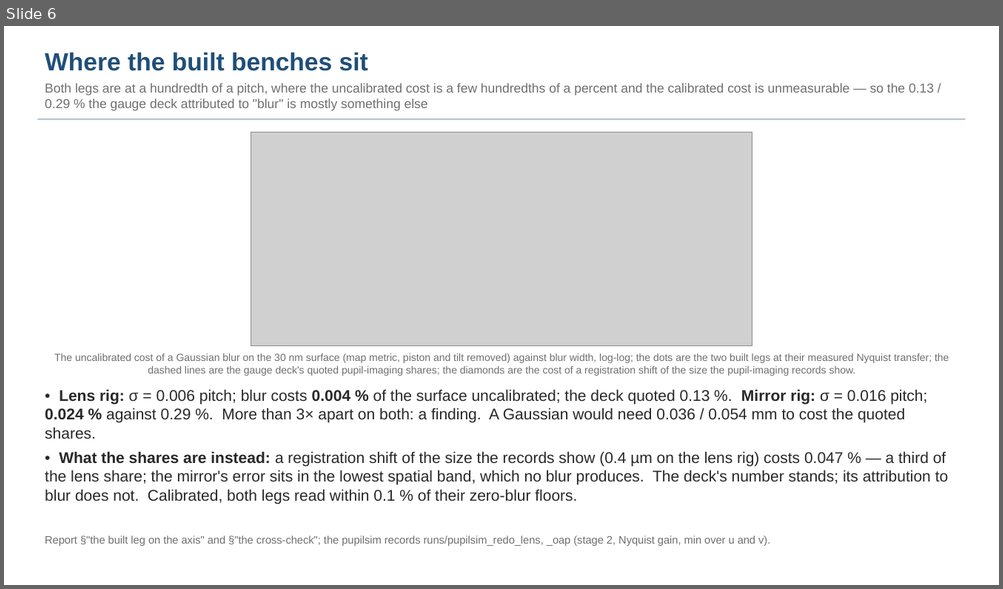
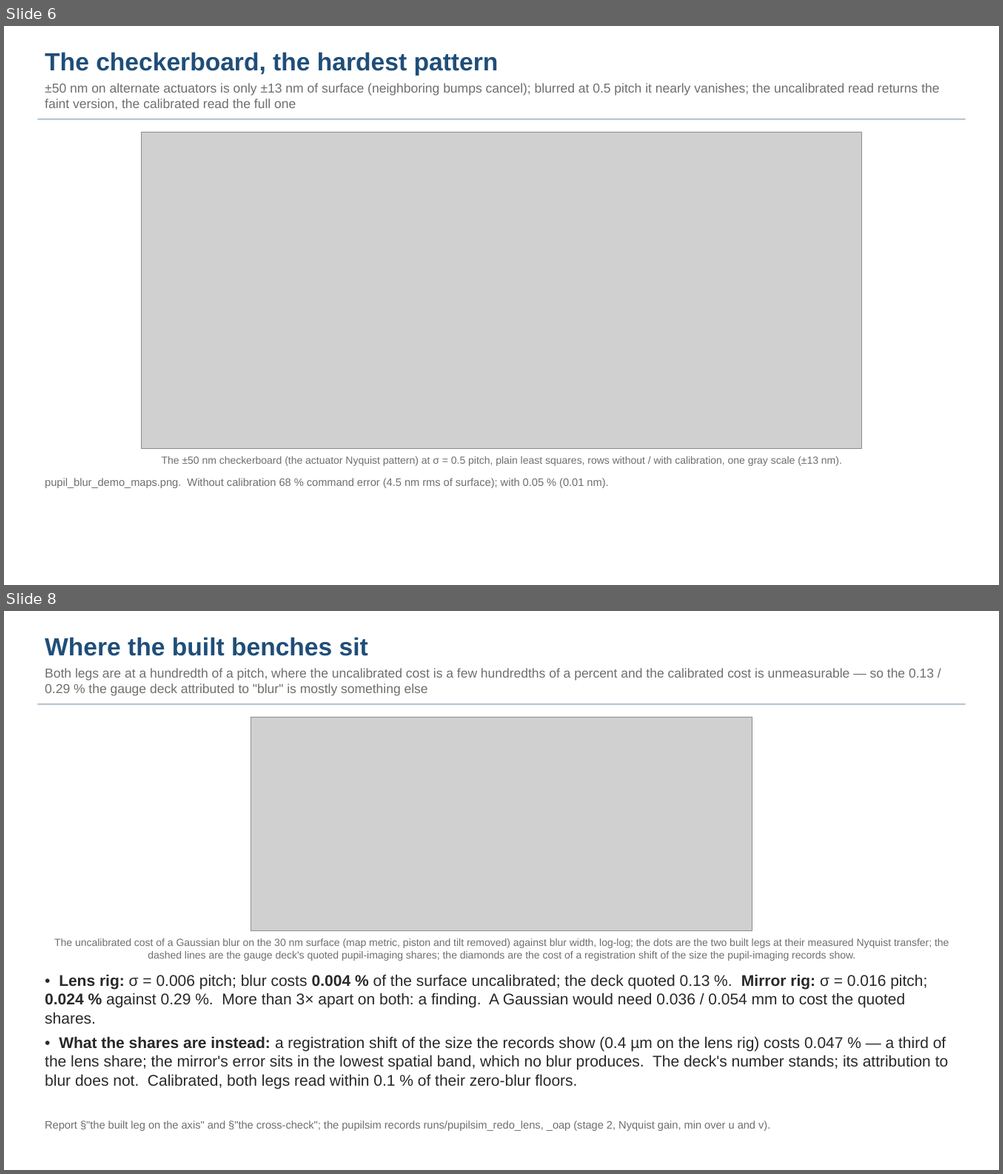
Before and after one commit to nasa-jpl/macos, a slide deck: demo_session/deck_blur.pptx. Shown one above the other, each under a label of ours: slide 6 before the commit, slides 6 and 8 after it; the slides between them are not shown. The pictures are 1003x589 and 1003x1174 pixels, drawn with LibreOffice and Linux fonts; fonts in the diff are those of the drawing; grey boxes stand for pictures. Boxes give left, top, right and bottom in pixels: in the first picture for what was removed or moved away, otherwise in the second. Text is boxed around its words. In the diff, an @@ line names an element or a change of style, - is before the commit and + after.

```diff
--- a/demo_session/deck_blur.pptx
+++ b/demo_session/deck_blur.pptx
@@ slide 6 added at <box>4,26,999,585</box>, background #FFFFFF @@
@@ text added at <box>45,52,939,110</box>, 12.5 pt, text #6E6E6E @@
+The checkerboard, the hardest pattern
+±50 nm on alternate actuators is only ±13 nm of surface (neighboring bumps cancel); blurred at 0.5 pitch it nearly vanishes; the uncalibrated read returns the faint version, the calibrated read the full one
@@ rectangle added at <box>37,118,965,120</box>, fill #B8C6D4 @@
@@ picture added at <box>142,132,862,449</box> @@
@@ text added at <box>162,457,842,466</box>, 10 pt, text #6E6E6E @@
+The ±50 nm checkerboard (the actuator Nyquist pattern) at σ = 0.5 pitch, plain least squares, rows without / with calibration, one gray scale (±13 nm).
@@ text added at <box>45,478,608,488</box>, 10.5 pt, text #6E6E6E @@
+pupil_blur_demo_maps.png. Without calibration 68 % command error (4.5 nm rms of surface); with 0.05 % (0.01 nm).
@@ what was slide 6 is now slide 8 @@
```
Also in this commit, not shown: 6 slides changed, 2 other slides added, 1 slide removed, 7 other files.
